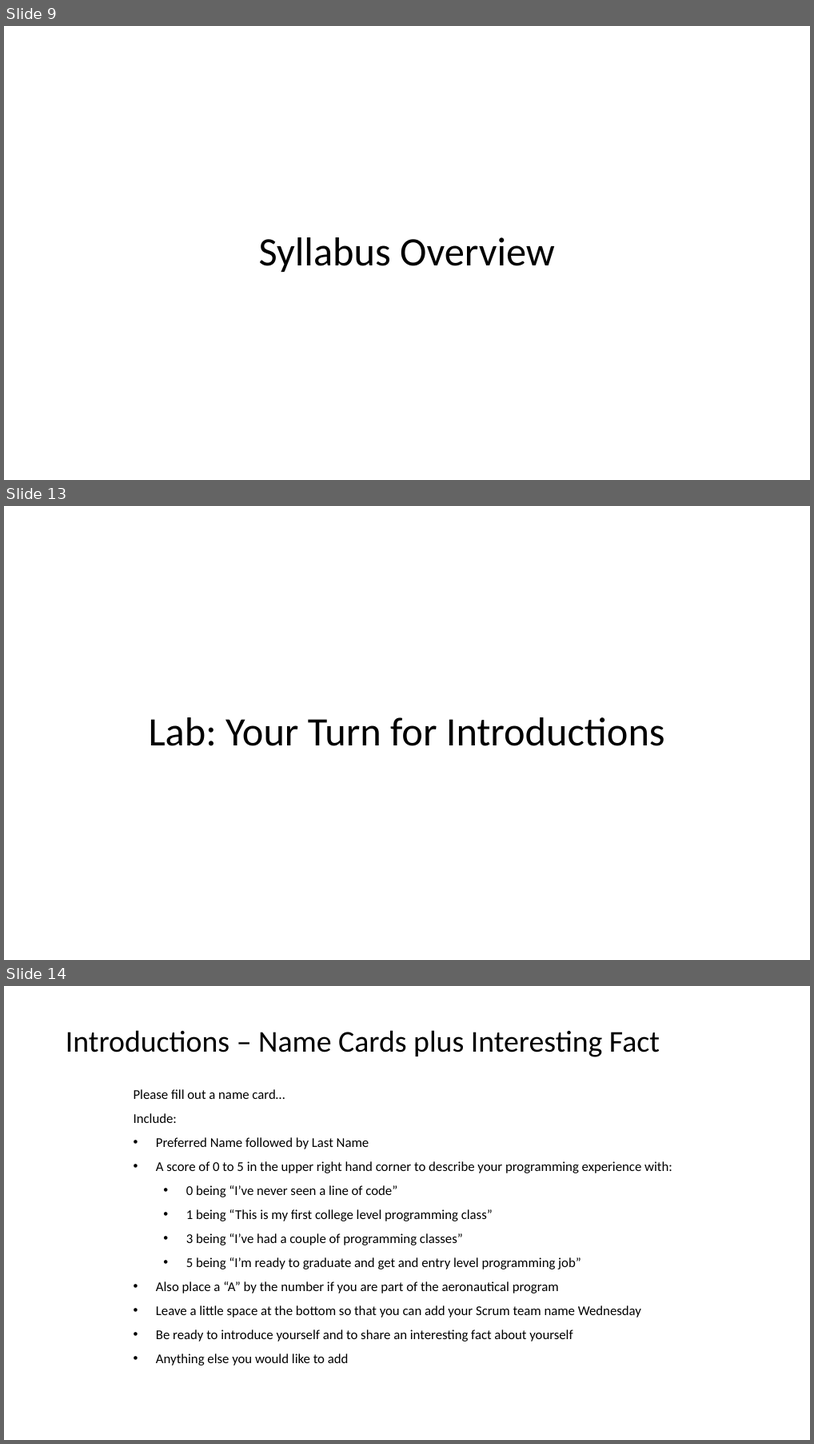
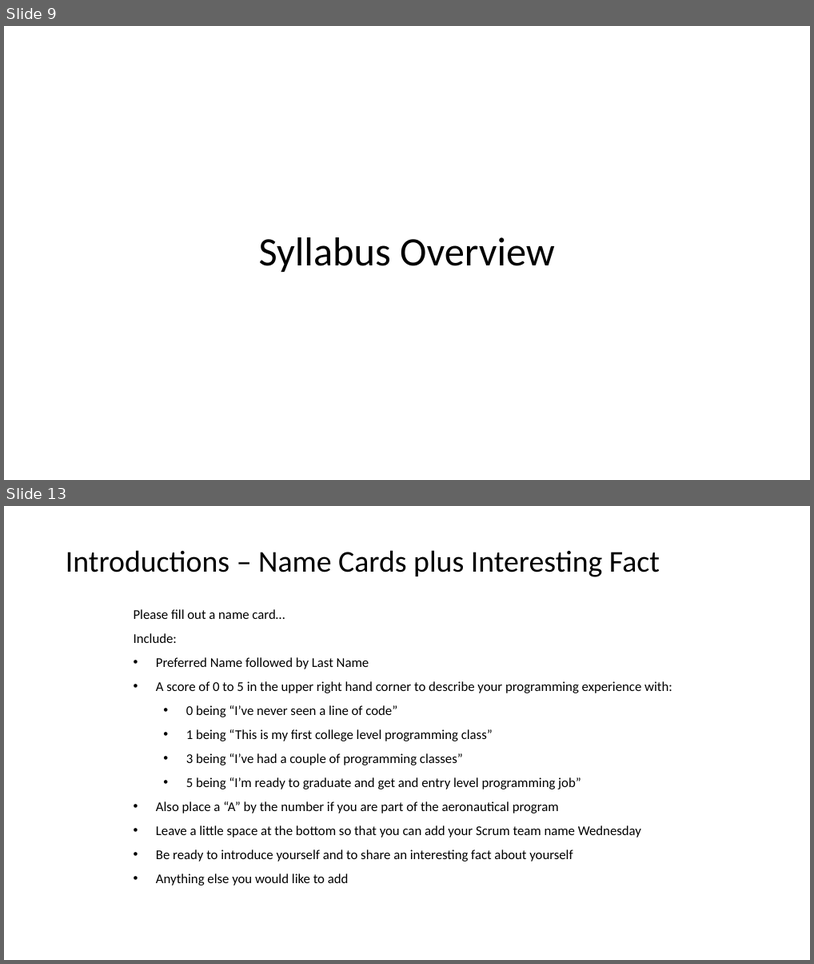
Before and after one commit to jamesbaptiste1/cpsc-24500-2019-01-spring-001, a slide deck: lecture-presentations/2019-01-15.pptx. Shown one above the other, each under a label of ours: slides 9, 13 and 14 before the commit, slides 9 and 13 after it; the slides between them are not shown. The pictures are 814x1444 and 814x964 pixels, drawn with LibreOffice and Linux fonts; fonts in the diff are those of the drawing. Boxes give left, top, right and bottom in pixels: in the first picture for what was removed or moved away, otherwise in the second. Text is boxed around its words. In the diff, an @@ line names an element or a change of style, - is before the commit and + after.

```diff
--- a/lecture-presentations/2019-01-15.pptx
+++ b/lecture-presentations/2019-01-15.pptx
@@ slide 13 removed at [4,506,810,960], background #FFFFFF @@
@@ title removed at [149,717,666,746] @@
-Lab: Your Turn for Introductions
@@ what was slide 14 is now slide 13 @@
```
Also in this commit, not shown: 5 slides changed, 2 other slides removed.
